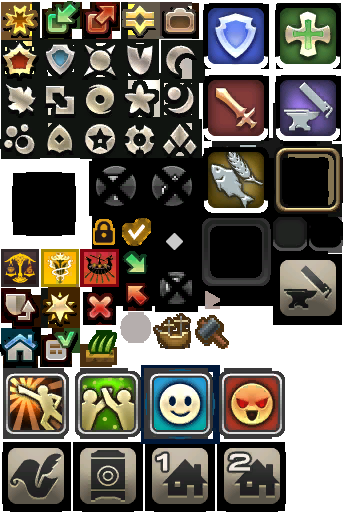
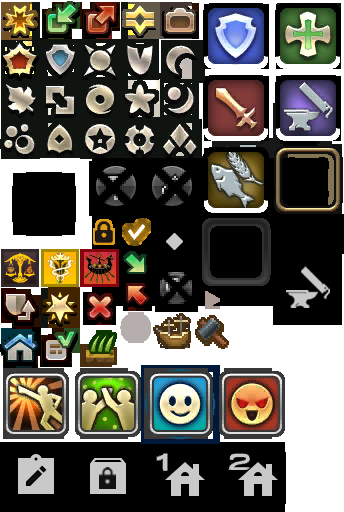
Two versions of the same layered image (344 x 512). Layer-by-layer changes:
added group "1" (1st of 3) with 2 layers above "2" over (286, 266, 330, 308)
added layer "1" (2nd of 3, in "1") in group "1" over (286, 290, 318, 308)
added layer "1" (3rd of 3, in "1") in group "1" over (301, 266, 330, 299)
added group "2" (1st of 3) with 2 layers above "3" over (18, 454, 54, 494)
added layer "2" (2nd of 3, in "2") in group "2" over (18, 454, 54, 494)
added layer "2" (3rd of 3, in "2") in group "2" over (22, 462, 50, 490)
added group "3" (1st of 3) with 2 layers above "4" over (90, 458, 126, 494)
added layer "3" (2nd of 3, in "3") in group "3" over (99, 467, 116, 489)
added layer "3" (3rd of 3, in "3") in group "3" over (90, 458, 126, 494)
added group "4" (1st of 3) with 2 layers above "5" over (156, 453, 205, 496)
added layer "4" (2nd of 3, in "4") in group "4" over (156, 453, 168, 471)
added layer "4" (3rd of 3, in "4") in group "4" over (165, 462, 205, 496)
added group "5" (1st of 3) with 2 layers above "symbol" over (228, 453, 278, 496)
added layer "5" (2nd of 3, in "5") in group "5" over (238, 462, 278, 496)
added layer "5" (3rd of 3, in "5") in group "5" over (228, 453, 251, 470)
painted on "background" over (0, 214, 344, 512)
